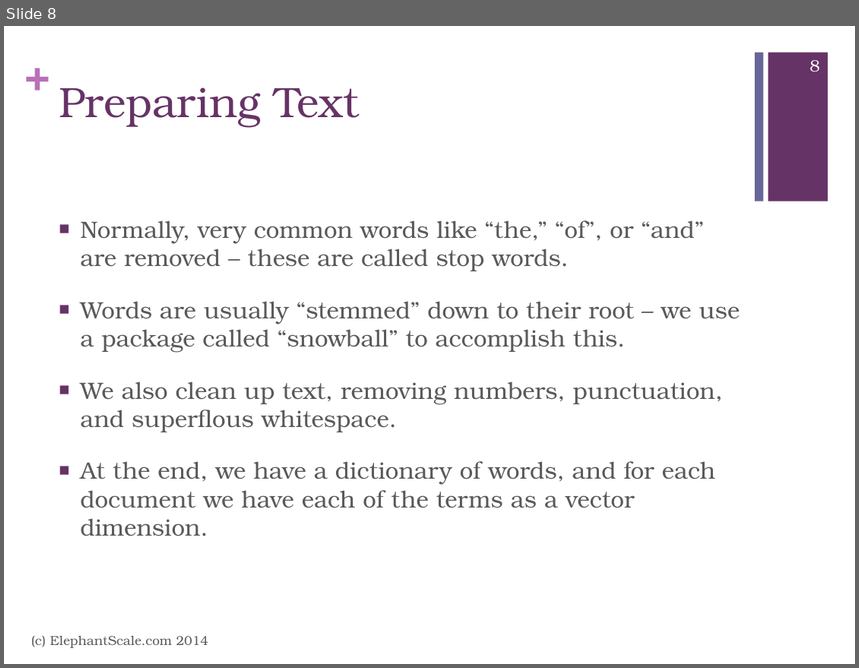
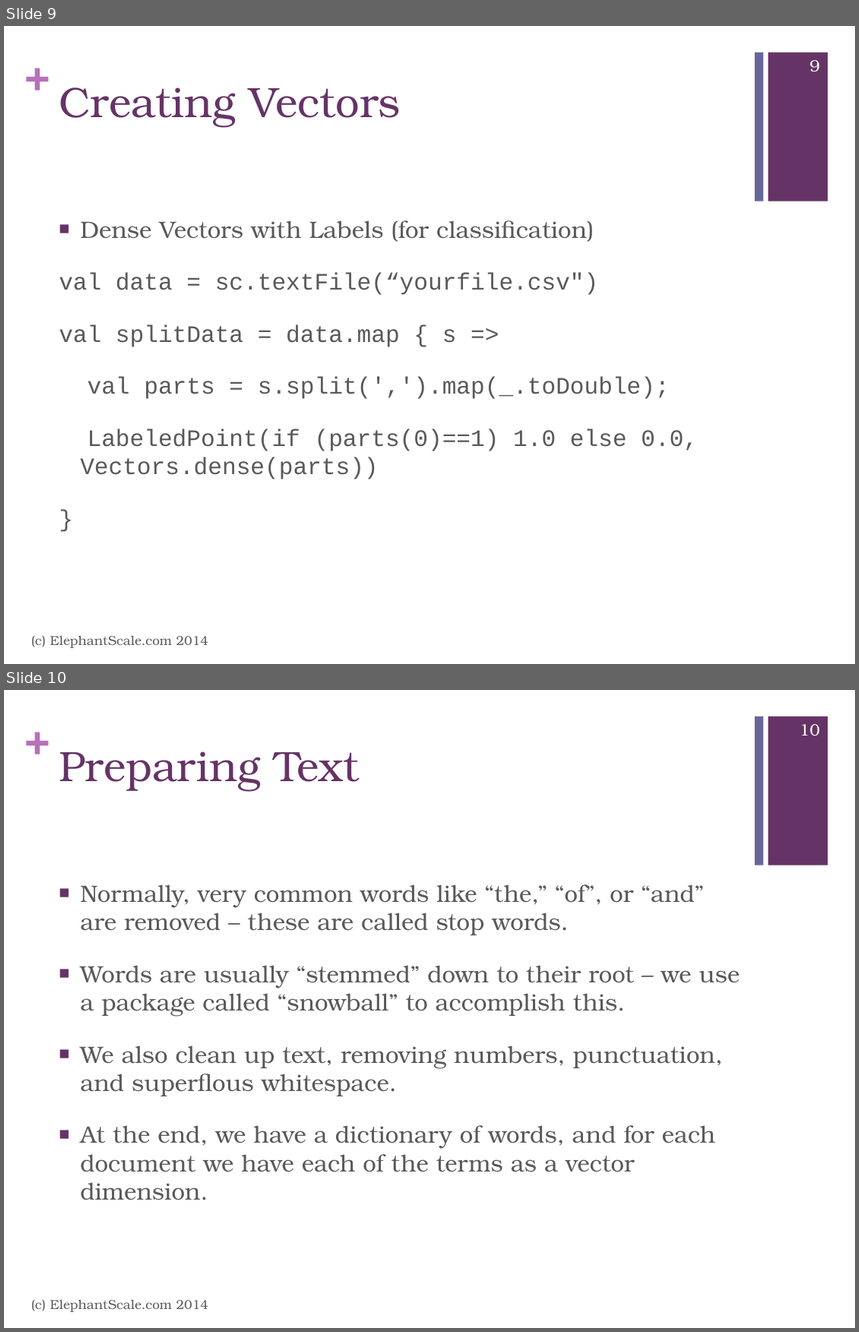
Before and after one commit to mattvinks/spark-labs, a slide deck: slides/MLLib.pptx. Shown one above the other, each under a label of ours: slide 8 before the commit, slides 9 and 10 after it. The pictures are 859x668 and 859x1332 pixels, drawn with LibreOffice and Linux fonts; fonts in the diff are those of the drawing. Boxes give left, top, right and bottom in pixels: in the first picture for what was removed or moved away, otherwise in the second. Text is boxed around its words. In the diff, an @@ line names an element or a change of style, - is before the commit and + after.

```diff
--- a/slides/MLLib.pptx
+++ b/slides/MLLib.pptx
@@ slide 9 added at (x1=4, y1=26, x2=855, y2=664), background #FFFFFF; not listed: 3 template elements that a slide beside it also shows @@
@@ page number added at (x1=810, y1=60, x2=820, y2=72), 14 pt, text #FFFFFF @@
+9
@@ title added at (x1=59, y1=88, x2=401, y2=128), 36 pt, text #663366 @@
+Creating Vectors
@@ text added at (x1=59, y1=221, x2=698, y2=480), 20 pt, text #595959 @@
+■ Dense Vectors with Labels (for classification)
+val data = sc.textFile(“yourfile.csv")
+val splitData = data.map { s =>
+val parts = s.split(',').map(_.toDouble);
+LabeledPoint(if (parts(0)==1) 1.0 else 0.0, Vectors.dense(parts))
+}
@@ text added at (x1=31, y1=636, x2=209, y2=648), 11 pt, text #595959 @@
+(c) ElephantScale.com 2014
@@ what was slide 8 is now slide 10 @@
@@ page number at (x1=800, y1=724, x2=820, y2=736): text changed @@
-8
+10
```
Also in this commit, not shown: 5 slides changed, 2 other slides added.
